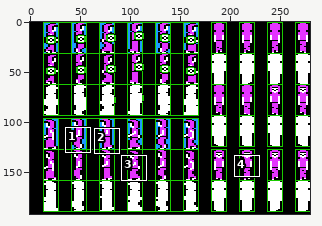
Sprite sheet, stored at games/peasant/sprites_peasant/robe_shield_sprites.png. The picture above shows the old version from afar; the outline marks the close-up.
Close-up. Earlier state:
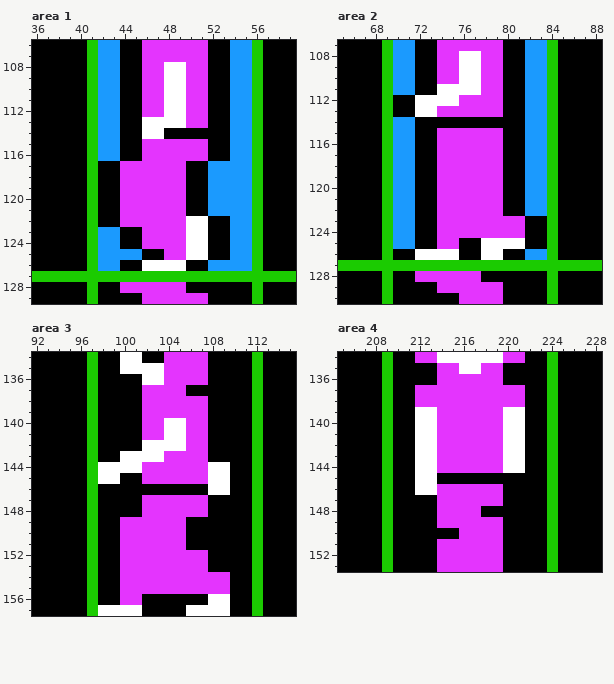
The file is 280x192 pixels. Shown: area 1: x 36..59, y 106..129; area 2: x 65..88, y 107..130; area 3: x 92..115, y 134..157; area 4: x 205..228, y 134..153. The commit also changed other parts of the picture, which this record leaves out.
And afterwards:
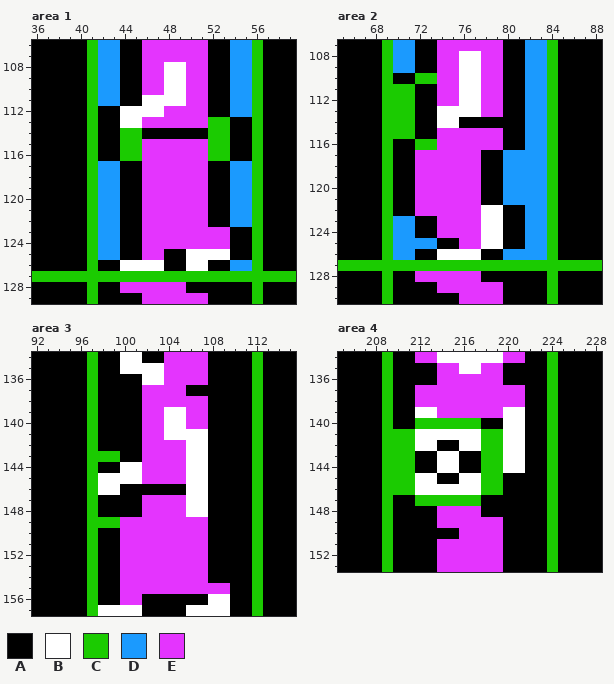
Palette (. is transparent): A #000000  B #ffffff  C #1bcb01  D #1b9afe  E #e434fe
Difference:
--- area 1
@@ x 36..59 @@
 110 AAAAACDDAAEEBBEEAADDCAAA
-111 AAAAACDDAAEEBBEEAADDCAAA
-112 AAAAACDDAAEEBBEEAADDCAAA
-113 AAAAACDDAABBBBEEAADDCAAA
-114 AAAAACDDAABBAAAAAADDCAAA
-115 AAAAACDDAAEEEEEEAADDCAAA
-116 AAAAACDDAAEEEEEEAADDCAAA
-117 AAAAACAAEEEEEEAADDDDCAAA
-118 AAAAACAAEEEEEEAADDDDCAAA
-119 AAAAACAAEEEEEEAADDDDCAAA
-120 AAAAACAAEEEEEEAADDDDCAAA
-121 AAAAACAAEEEEEEAADDDDCAAA
-122 AAAAACAAEEEEEEBBAADDCAAA
-123 AAAAACDDAAEEEEBBAADDCAAA
-124 AAAAACDDAAEEEEBBAADDCAAA
-125 AAAAACDDDDAAEEBBAADDCAAA
-126 AAAAACDDAABBBBAADDDDCAAA
+111 AAAAACDDAABBBBEEAADDCAAA
+112 AAAAACAABBBBEEEEAADDCAAA
+113 AAAAACAABBEEEEEECCAACAAA
+114 AAAAACAACCAAAAAACCAACAAA
+115 AAAAACAACCEEEEEECCAACAAA
+116 AAAAACAACCEEEEEECCAACAAA
+117 AAAAACDDAAEEEEEEAADDCAAA
+118 AAAAACDDAAEEEEEEAADDCAAA
+119 AAAAACDDAAEEEEEEAADDCAAA
+120 AAAAACDDAAEEEEEEAADDCAAA
+121 AAAAACDDAAEEEEEEAADDCAAA
+122 AAAAACDDAAEEEEEEAADDCAAA
+123 AAAAACDDAAEEEEEEEEAACAAA
+124 AAAAACDDAAEEEEEEEEAACAAA
+125 AAAAACDDAAEEAABBBBAACAAA
+126 AAAAACAABBBBAABBAADDCAAA
 127 CCCCCCCCCCCCCCCCCCCCCCCC
--- area 2
@@ x 65..88 @@
 109 AAAACDDAAEEBBEEAADDCAAAA
-110 AAAACDDAAEEBBEEAADDCAAAA
-111 AAAACDDAABBBBEEAADDCAAAA
-112 AAAACAABBBBEEEEAADDCAAAA
-113 AAAACAABBEEEEEEAADDCAAAA
-114 AAAACDDAAAAAAAAAADDCAAAA
-115 AAAACDDAAEEEEEEAADDCAAAA
-116 AAAACDDAAEEEEEEAADDCAAAA
-117 AAAACDDAAEEEEEEAADDCAAAA
-118 AAAACDDAAEEEEEEAADDCAAAA
-119 AAAACDDAAEEEEEEAADDCAAAA
-120 AAAACDDAAEEEEEEAADDCAAAA
-121 AAAACDDAAEEEEEEAADDCAAAA
-122 AAAACDDAAEEEEEEAADDCAAAA
-123 AAAACDDAAEEEEEEEEAACAAAA
-124 AAAACDDAAEEEEEEEEAACAAAA
-125 AAAACDDAAEEAABBBBAACAAAA
-126 AAAACAABBBBAABBAADDCAAAA
+110 AAAACAACCEEBBEEAADDCAAAA
+111 AAAACCCAAEEBBEEAADDCAAAA
+112 AAAACCCAAEEBBEEAADDCAAAA
+113 AAAACCCAABBBBEEAADDCAAAA
+114 AAAACCCAABBAAAAAADDCAAAA
+115 AAAACCCAAEEEEEEAADDCAAAA
+116 AAAACAACCEEEEEEAADDCAAAA
+117 AAAACAAEEEEEEAADDDDCAAAA
+118 AAAACAAEEEEEEAADDDDCAAAA
+119 AAAACAAEEEEEEAADDDDCAAAA
+120 AAAACAAEEEEEEAADDDDCAAAA
+121 AAAACAAEEEEEEAADDDDCAAAA
+122 AAAACAAEEEEEEBBAADDCAAAA
+123 AAAACDDAAEEEEBBAADDCAAAA
+124 AAAACDDAAEEEEBBAADDCAAAA
+125 AAAACDDDDAAEEBBAADDCAAAA
+126 AAAACDDAABBBBAADDDDCAAAA
 127 CCCCCCCCCCCCCCCCCCCCCCCC
--- area 3
@@ x 96..111 @@
 138 ACAAAAEEEEEEAAAA
-139 ACAAAAEEEEEEAAAA
+139 ACAAAAEEBBEEAAAA
 140 ACAAAAEEBBEEAAAA
-141 ACAAAAEEBBEEAAAA
-142 ACAAAABBBBEEAAAA
-143 ACAABBBBEEEEAAAA
-144 ACBBBBEEEEEEBBAA
-145 ACBBAAEEEEEEBBAA
-146 ACAAAAAAAAAABBAA
-147 ACAAAAEEEEEEAAAA
-148 ACAAAAEEEEEEAAAA
-149 ACAAEEEEEEAAAAAA
-150 ACAAEEEEEEAAAAAA
-151 ACAAEEEEEEAAAAAA
+141 ACAAAAEEBBBBAAAA
+142 ACAAAAEEEEBBAAAA
+143 ACCCAAEEEEBBAAAA
+144 ACAABBEEEEBBAAAA
+145 ACBBBBEEEEBBAAAA
+146 ACBBAAAAAABBAAAA
+147 ACAAAAEEEEBBAAAA
+148 ACAAAAEEEEBBAAAA
+149 ACCCEEEEEEEEAAAA
+150 ACAAEEEEEEEEAAAA
+151 ACAAEEEEEEEEAAAA
 152 ACAAEEEEEEEEAAAA
 153 ACAAEEEEEEEEAAAA
-154 ACAAEEEEEEEEEEAA
+154 ACAAEEEEEEEEAAAA
 155 ACAAEEEEEEEEEEAA
--- area 4
@@ x 208..221 @@
 139 ACAABBEEEEEEBB
-140 ACAABBEEEEEEBB
-141 ACAABBEEEEEEBB
-142 ACAABBEEEEEEBB
-143 ACAABBEEEEEEBB
-144 ACAABBEEEEEEBB
-145 ACAABBAAAAAAAA
-146 ACAABBEEEEEEAA
-147 ACAAAAEEEEEEAA
+140 ACAACCCCCCAABB
+141 ACCCBBBBBBCCBB
+142 ACCCBBAABBCCBB
+143 ACCCAABBAACCBB
+144 ACCCAABBAACCBB
+145 ACCCBBAABBCCAA
+146 ACCCBBBBBBCCAA
+147 ACAACCCCCCAAAA
 148 ACAAAAEEEEAAAA
